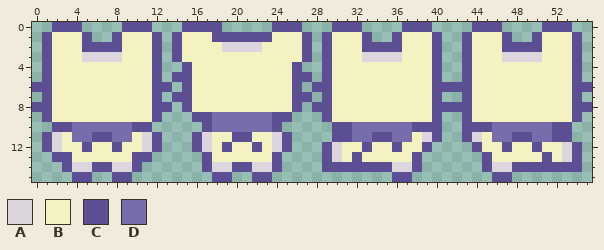
Pixel-art sprite, stored at img/BackFace.png. The picture above was drawn from the file before the commit.
The file is 280x80 pixels, drawn in blocks of 5x5; one block is one cell here.
Palette (. is transparent): A #ddd5de  B #f3f2c0  C #5c4e92  D #766daa
Pixels before, first column x 0:
 0 ..CCC....CCC...CCCC.....CCC...CCC....CCC....CCC....CCC..
 1 .CBBBC..CBBBC.CBBBCCCCCCBBBC.CBBBC..CBBBC..CBBBC..CBBBC.
 2 .CBBBCCCCBBBC.CBBBBAAAABBBBC.CBBBCCCCBBBC..CBBBCCCCBBBC.
 3 .CBBBAAAABBBC.CBBBBBBBBBBBBC.CBBBAAAABBBC..CBBBAAAABBBC.
 4 .CBBBBBBBBBBC..CBBBBBBBBBBC..CBBBBBBBBBBC..CBBBBBBBBBBC.
 5 .CBBBBBBBBBBC.CCBBBBBBBBBBCC.CBBBBBBBBBBC..CBBBBBBBBBBC.
 6 CCBBBBBBBBBBCC.CBBBBBBBBBBC.CCBBBBBBBBBBCCCCBBBBBBBBBBCC
 7 .CBBBBBBBBBBC.CCBBBBBBBBBBCC.CBBBBBBBBBBC..CBBBBBBBBBBC.
 8 CCBBBBBBBBBBCC.CBBBBBBBBBBC.CCBBBBBBBBBBCCCCBBBBBBBBBBCC
 9 .CBBBBBBBBBBC...CCDDDDDDCC...CBBBBBBBBBBC..CBBBBBBBBBBC.
10 ..CCDDDDDDCC.....CDDDDDDC.....CCDDDDDDCCC..CCCDDDDDDCC..
11 .CABDDCCDDBAC...CABBCCBBAC....CCDDCCDDBAC..CABDDCCDDCC..
12 .CABBCBBCBBAC...CABCBBCBAC...CABBCBBCBBC....CBBCBBCBBAC.
13 ..CCBBBBBBCC.....CBBBBBBC....CABCBBBBBC......CBBBBBCBAC.
14 ...CAACCAAC......CAACCAAC....CCCCCCCAAC......CAACCCCCCC.
15 ....CC..CC........CC..CC............CC........CC........
The result:
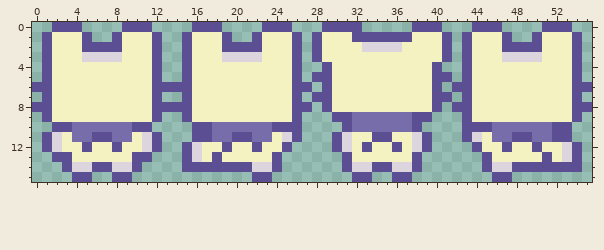
Difference:
Changed rows in their new state; - is an unchanged pixel.
first column x 14:
 0 -.-------C--.--C-------.--C-
 1 .C--B-..-B--C.CB--C-CC-C--BC
 2 .C---CCCC---C.CB---AAAA---BC
 3 .C---AAAA---C.CB---BBBB---BC
 5 .------------.C------------C
 6 C------------C.------------.
 7 .------------.C------------C
 8 C------------C.------------.
 9 -CBBBBBBBBBBC--.CCDDDDDDCC.-
10 --C--------CC---.--------..-
11 ---CDD--DDBAC----ABB--BBAC.-
12 -CAB------B----.CA------A---
13 -CABC----------..CB---------
14 -CC-CC---------..-AA--------
15 ----..------------CC--------
Changed places in both pictures, as pixel boxes (x1, y1, x2, y2):
changed: (172, 22, 452, 182)
